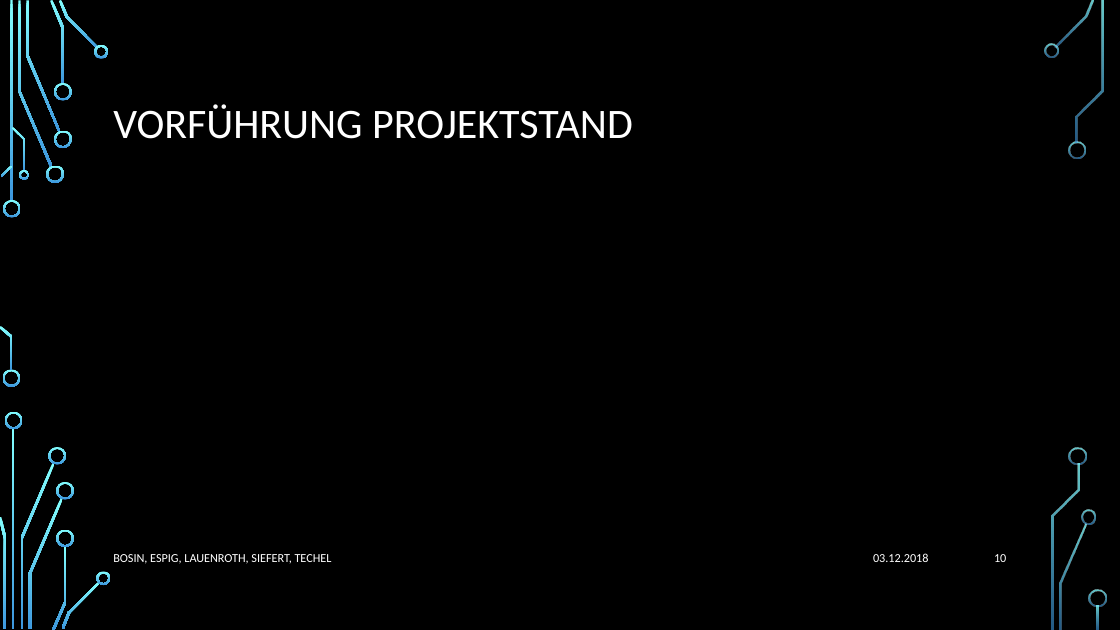
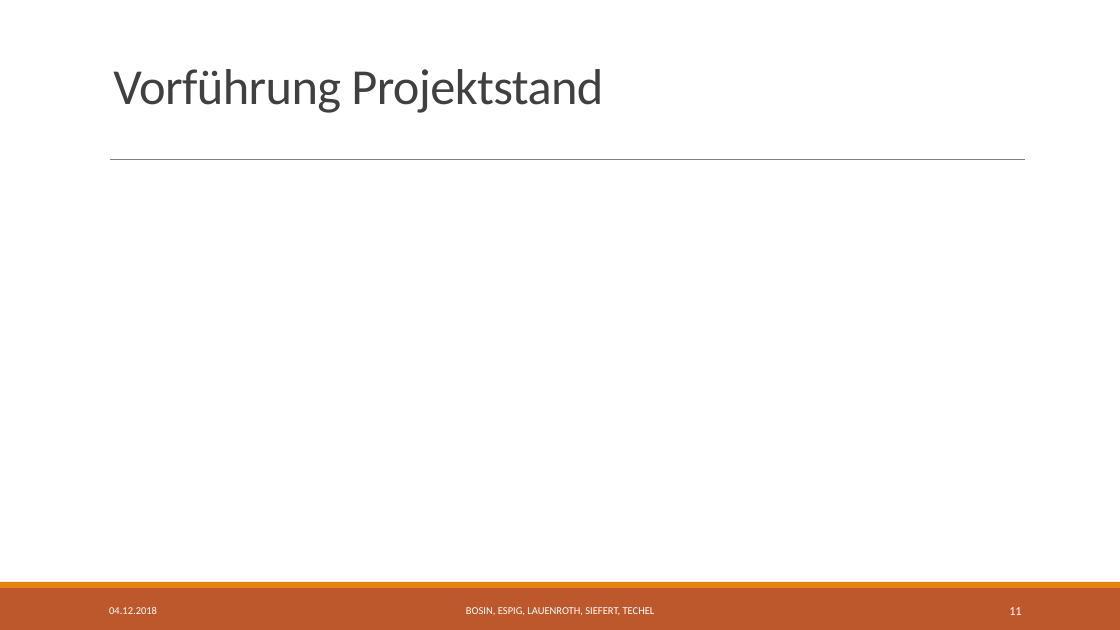
Before and after one commit to Jotec1705/SE-Project2018, a slide deck: slide 11 of Dokumente/02_Arbeitsbereich/01_Projekthandbuch/TouchDown Präsentation UniRisk.pptx (slide 10 before the commit). Drawn at 1120x630 pixels with LibreOffice and Linux fonts; fonts in the diff are those of the drawing; background and template pictures are left out. Boxes give left, top, right and bottom in pixels: in the first picture for what was removed or moved away, otherwise in the second. Text is boxed around its words. In the diff, an @@ line names an element or a change of style, - is before the commit and + after.

```diff
--- a/Dokumente/02_Arbeitsbereich/01_Projekthandbuch/TouchDown Präsentation UniRisk.pptx
+++ b/Dokumente/02_Arbeitsbereich/01_Projekthandbuch/TouchDown Präsentation UniRisk.pptx
@@ background picture (left out) to #FFFFFF @@
@@ title "Vorführung Projektstand" at <box>113,69,603,113</box>: vertical alignment middle to bottom @@
@@ title at <box>113,69,603,113</box>: text changed; size 36 to 43.2 pt; text colour #FFFFFF to #404040 @@
-VORFÜHRUNG PROJEKTSTAND
+Vorführung Projektstand
@@ line added from (110, 160) to (1026, 160), #808080 0.5 pt @@
@@ rectangle added at <box>0,588,1120,630</box>, fill #BD582C @@
@@ rectangle added at <box>0,582,1120,588</box>, fill #E48312 @@
@@ text "BOSIN, ESPIG, LAUENROTH, SIEFERT, TECHEL": place and size @@
-text "BOSIN, ESPIG, LAUENROTH, SIEFERT, TECHEL" at <box>113,554,332,564</box>
+text "BOSIN, ESPIG, LAUENROTH, SIEFERT, TECHEL" at <box>466,607,655,615</box>
@@ text "BOSIN, ESPIG, LAUENROTH, SIEFERT, TECHEL" at <box>466,607,655,615</box>: size 10.5 to 9 pt; alignment left to centre @@
@@ text at <box>109,607,157,614</box>: text changed; size 10.5 to 9 pt @@
-03.12.2018
+04.12.2018
@@ page number at <box>1009,607,1021,615</box>: text changed @@
-10
+11
@@ group removed at <box>0,0,1107,630</box>: 33 freeform shapes, 3 rectangles @@
```
Also in this commit, not shown: 10 other slides changed, 1 slide added.
